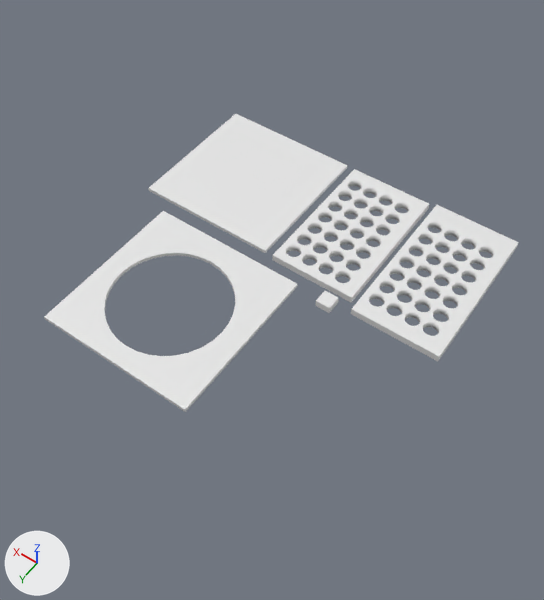
The Blender file 3D Models/Caixa Esp32/Caixa completa.blend: old version first, new version second.
Before and after are seen from a camera (50 mm lens) standing at (0.046, 0.26, 0.368) and looking at (0.263, -0.044, -0.109). Lighting does not change. The marker at lower left points along +X, +Y and +Z. The same objects are shown in both versions, whatever each file hides.

The first picture shows 'Fundo_impressao', 'Parede_maior_impressao', 'Parede_menor_impressao', 'Quadrado_impressão', 'Tampa_impressao'.
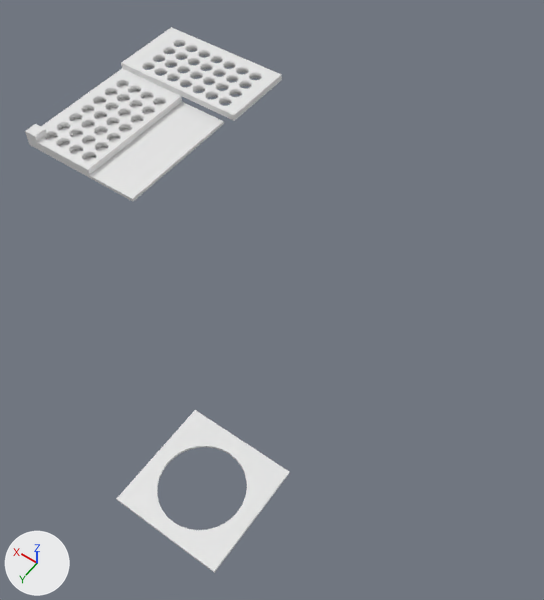
Pixel boxes [x1, y1, x2, y2] of what changed, in the pictures (544 x 600 px):
'Tampa_impressao', moved
    before: [44, 211, 298, 412]
    after: [117, 410, 290, 573]
'Fundo_impressao', moved
    before: [149, 114, 347, 253]
    after: [29, 85, 224, 201]
'Parede_maior_impressao', moved, turned
    before: [351, 205, 519, 361]
    after: [121, 27, 282, 121]
'Parede_menor_impressao', moved, turned
    before: [273, 169, 429, 302]
    after: [27, 69, 182, 175]
'Quadrado_impressão', moved
    before: [316, 291, 339, 313]
    after: [25, 124, 47, 142]

Patch to the scene script:
```diff
--- a/3D Models/Caixa Esp32/Caixa completa.blend.py
+++ b/3D Models/Caixa Esp32/Caixa completa.blend.py
@@ ob_tampa_impressao @@
 ob_tampa_impressao = bpy.data.objects.new('Tampa_impressao', me_plane_001)
-ob_tampa_impressao.location = (0.2617, 0.0629, 0.0)
+ob_tampa_impressao.location = (0.2617, 0.0629, -0.2684)
 ob_tampa_impressao.scale = (1.1, 1.1, 1.0)
@@ ob_quadrado_impressão @@
 ob_quadrado_impressão = bpy.data.objects.new('Quadrado_impressão', me_plane_006)
-ob_quadrado_impressão.location = (0.1841, 0.0091, 0.0)
+ob_quadrado_impressão.location = (0.4306, 0.0113, 0.0144)
 ob_quadrado_impressão.scale = (0.1, 0.1, 2.0)
@@ ob_parede_maior_impressao @@
 ob_parede_maior_impressao = bpy.data.objects.new('Parede_maior_impressao', me_cube_024)
-ob_parede_maior_impressao.location = (0.139, -0.0499, 0.0)
-ob_parede_maior_impressao.rotation_euler = (1.571, 0.0, 1.571)  # degrees (90, 0, 90)
+ob_parede_maior_impressao.location = (0.3806, -0.1137, 0.0169)
+ob_parede_maior_impressao.rotation_euler = (1.571, 0.0, 3.142)  # degrees (90, 0, 180)
@@ ob_parede_menor_impressao @@
 ob_parede_menor_impressao = bpy.data.objects.new('Parede_menor_impressao', me_cube_025)
-ob_parede_menor_impressao.location = (0.2033, -0.0525, 0.0)
-ob_parede_menor_impressao.rotation_euler = (0.0, 1.571, 0.0)  # degrees (0, 90, 0)
+ob_parede_menor_impressao.location = (0.4056, -0.0337, 0.0119)
+ob_parede_menor_impressao.rotation_euler = (0.0, 4.712, 0.0)  # degrees (0, 270, 0)
@@ ob_fundo_impressao @@
 ob_fundo_impressao = bpy.data.objects.new('Fundo_impressao', me_plane_007)
-ob_fundo_impressao.location = (0.2894, -0.0529, 0.0)
+ob_fundo_impressao.location = (0.3856, -0.0337, 0.0069)
```
